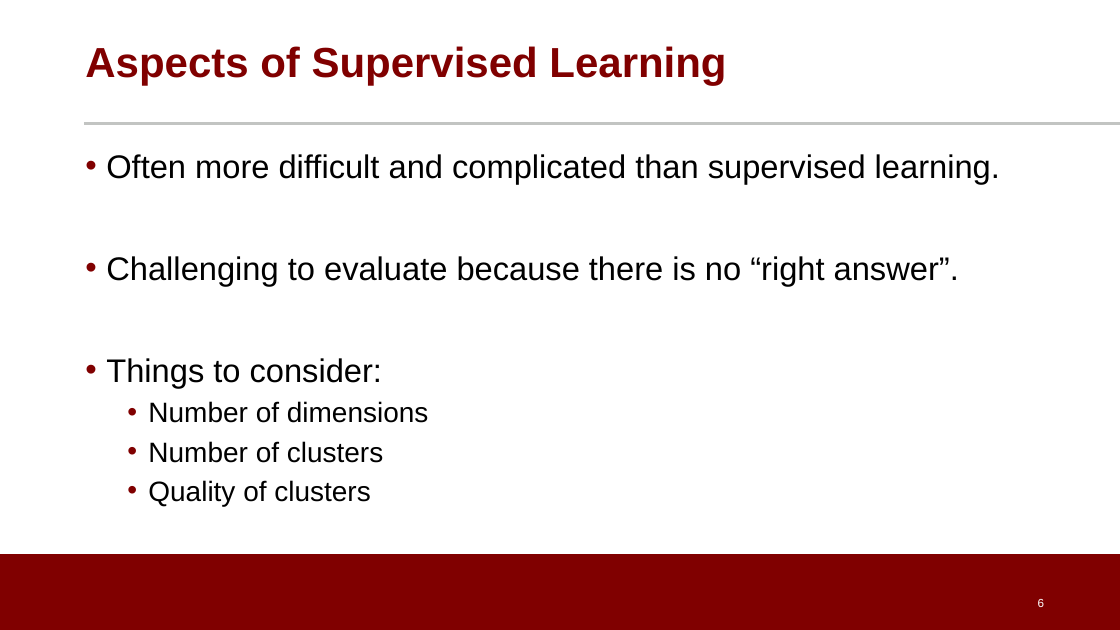
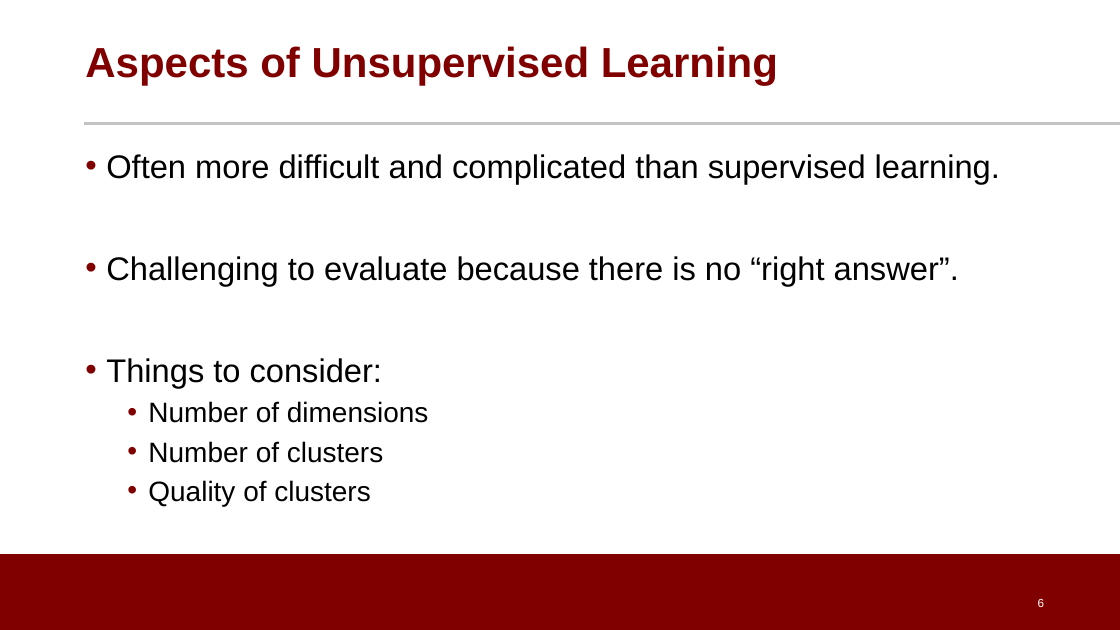
Before and after one commit to noise-lab/ML-Cybersecurity, a slide deck: slide 6 of module-3/ppt/3.4-Unsupervised Learning.pptx. Drawn at 1120x630 pixels with LibreOffice and Linux fonts; fonts in the diff are those of the drawing; background and template pictures are left out. Boxes give left, top, right and bottom in pixels: in the first picture for what was removed or moved away, otherwise in the second. Text is boxed around its words. In the diff, an @@ line names an element or a change of style, - is before the commit and + after.

```diff
--- a/module-3/ppt/3.4-Unsupervised Learning.pptx
+++ b/module-3/ppt/3.4-Unsupervised Learning.pptx
@@ title at [85,46,778,86]: text changed @@
-Aspects of Supervised Learning
+Aspects of Unsupervised Learning
```
Also in this commit, not shown: 5 other files.
